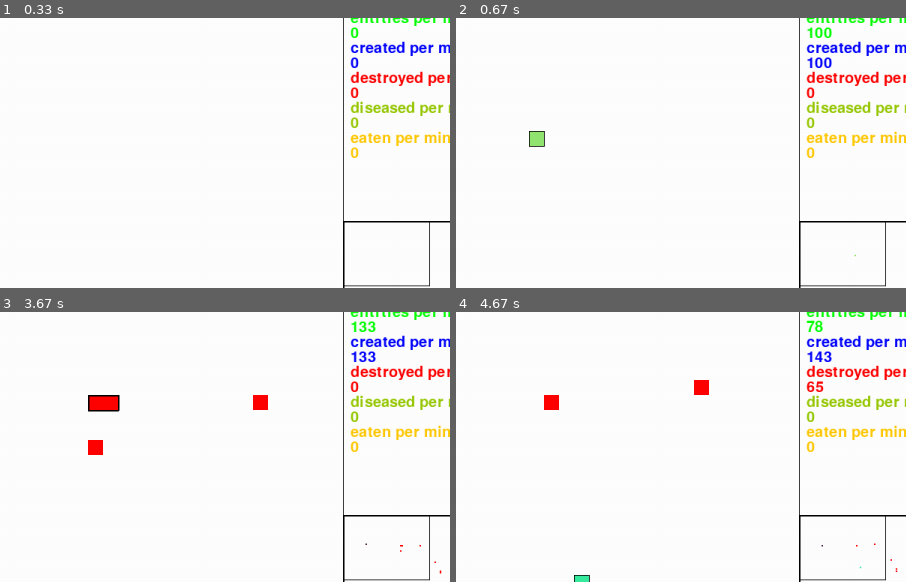
Above: before the commit, frames 1-4 (two rows, left to right).
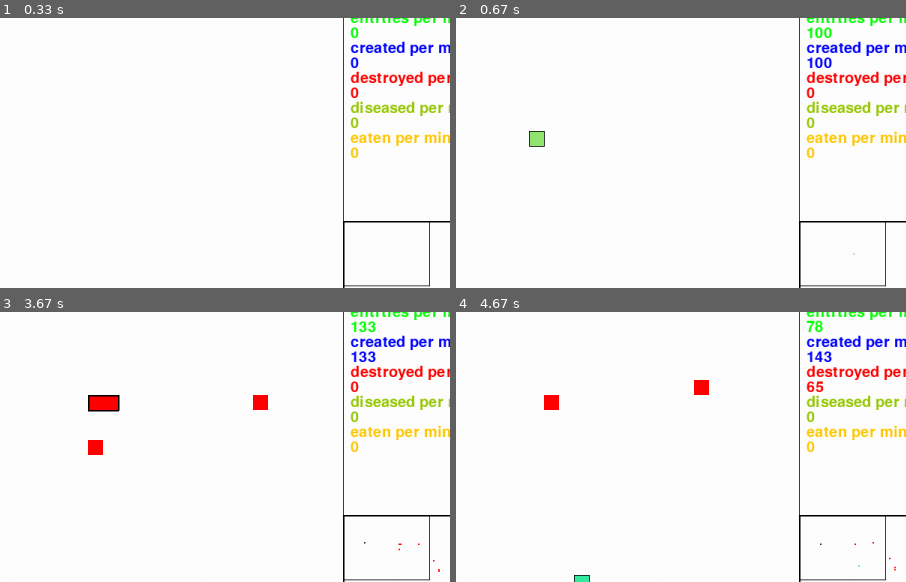
Above: after the commit, the same moments.

Repository: sbwhitt/pygame-life-simulation
Game: pygame game, started from main.py
Same seed, same stepped clock (60 frames per second), same inputs: the game is played once before the commit and once after it.
Inputs (mouse positions are % of the whole screen's width and height, from its top left):
- Up to frame 1 (0.33 s): no input
- Up to frame 2 (0.67 s): click (50, 50) at 0.38 s
- Up to frame 3 (3.67 s): tap Enter at 0.67 s; tap 1 at 1.07, 1.37, 3.57 s; click (87, 85) at 1.08 s; tap 3 at 1.15 s; right-click (50, 62) at 1.55 s; click (88, 88) at 1.88 s; click (70, 42) at 2.22 s; tap 4 at 2.5 s; click (85, 69) at 2.88 s; click (54, 46) at 3.22 s; click (21, 44) at 3.58 s
- Up to frame 4 (4.67 s): click (20, 87) at 3.88 s; tap X at 4.17 s; click (56, 78) at 4.55 s
The pictures show only the part of the screen within x 42-92%, y 29-79%; the shares and areas given below are measured in that part.

Frame 1 is identical in both runs. In frame 2, less than 0.1% of the frame differs, in the area x 88-89%, y 87-89%; in frame 3, less than 0.1%, in the area x 80-99%, y 85-98%; in frame 4, less than 0.1%.

Commit message:
change behavior and cleanup

Diff:
--- a/src/dna.py
+++ b/src/dna.py
@@ -5,6 +5,8 @@
 
 class DNA:
     def __init__(self, color):
+        self.color = color
+        self.genes = random.randint(3, 12)
         self.age = 0
         self.age_limit = random.randint(3, 6)
         self.age_timer = 0
@@ -17,7 +19,6 @@
         self.immune = False
         self.nourished = False
         self.eaten = False
-        self.color = color
 
     def inherit(self, parent: "DNA") -> None:
         self.color = self._mutate_color(parent.color)
@@ -38,15 +39,17 @@
         return False
 
     def send_color(self, target: "DNA") -> None:
-        c = pygame.Color(self.color.r, self.color.g, self.color.b)
-        c.r = c.r+random.randint(-1, 2) if c.r < 240 and c.r > 50 else c.r
-        c.g = c.g+random.randint(-1, 2) if c.g < 240 and c.g > 50 else c.g
-        c.b = c.b+random.randint(-1, 2) if c.b < 240 and c.b > 50 else c.b
-        c = pygame.color.Color(int((c.r + target.color.r)/2),
-                                int((c.g + target.color.g)/2),
-                                int((c.b + target.color.b)/2))
-        self.color = c
-        target.color = c
+        if self.genes > 0:
+            c = pygame.Color(self.color.r, self.color.g, self.color.b)
+            c.r = c.r+random.randint(-1, 2) if c.r < 240 and c.r > 50 else c.r
+            c.g = c.g+random.randint(-1, 2) if c.g < 240 and c.g > 50 else c.g
+            c.b = c.b+random.randint(-1, 2) if c.b < 240 and c.b > 50 else c.b
+            c = pygame.color.Color(int((c.r + target.color.r)/2),
+                                    int((c.g + target.color.g)/2),
+                                    int((c.b + target.color.b)/2))
+            self.color = c
+            target.color = c
+            self.genes -= 1
 
     def _compare_colors(self, color: pygame.Color) -> bool:
         return ((self.color.r - color.r <= 20 and self.color.r - color.r >= -20) and
--- a/src/entity.py
+++ b/src/entity.py
@@ -42,7 +42,7 @@
         spawn_loc = self._choose_spawn_location()
         if (self.dna.nourished or r == 1) and not self.dna.diseased and spawn_loc:
             offspring = Entity(spawn_loc[0], spawn_loc[1])
-            if random.randint(1, 100) == 1:
+            if random.randint(1, 500) == 1:
                 # chance to mutate diseased into a new random color
                 offspring.dna.mutate()
             else:
--- a/src/mini_map.py
+++ b/src/mini_map.py
@@ -37,8 +37,8 @@
     def _render_small_entities(self, entities: list[Entity]) -> None:
         for e in entities:
             copy = e.rect.copy()
-            adj_left_top = (copy.left * self.map_ratio + self.window.width + 2, copy.top * self.map_ratio + (self.window.height - settings.STATS_WIDTH) + 2)
-            copy.scale_by(self.map_ratio, self.map_ratio)
+            adj_left_top = (copy.left * self.map_ratio + self.window.width , copy.top * self.map_ratio + (self.window.height - settings.STATS_WIDTH))
+            # copy.scale_by(self.map_ratio, self.map_ratio)
             copy.update(adj_left_top, (copy.width * self.map_ratio, copy.height * self.map_ratio))
             if e.dna.diseased and settings.IN_GAME_SETTINGS["MARK_DISEASED"]:
                 pygame.draw.rect(self.screen, colors.BLACK,
